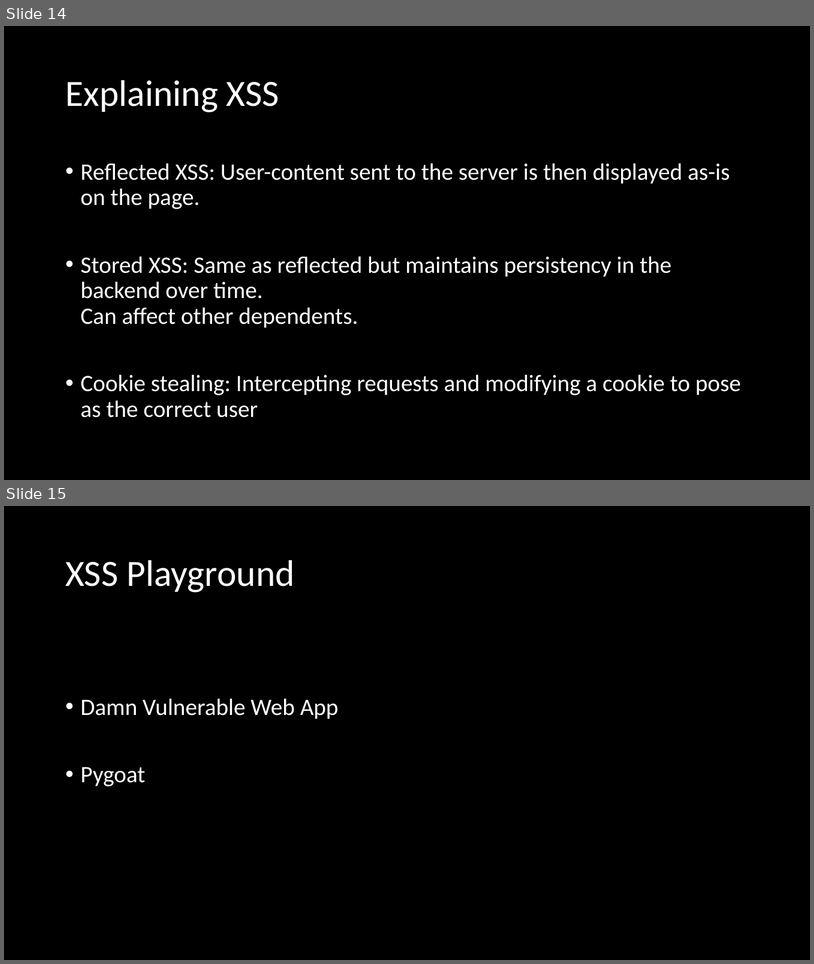
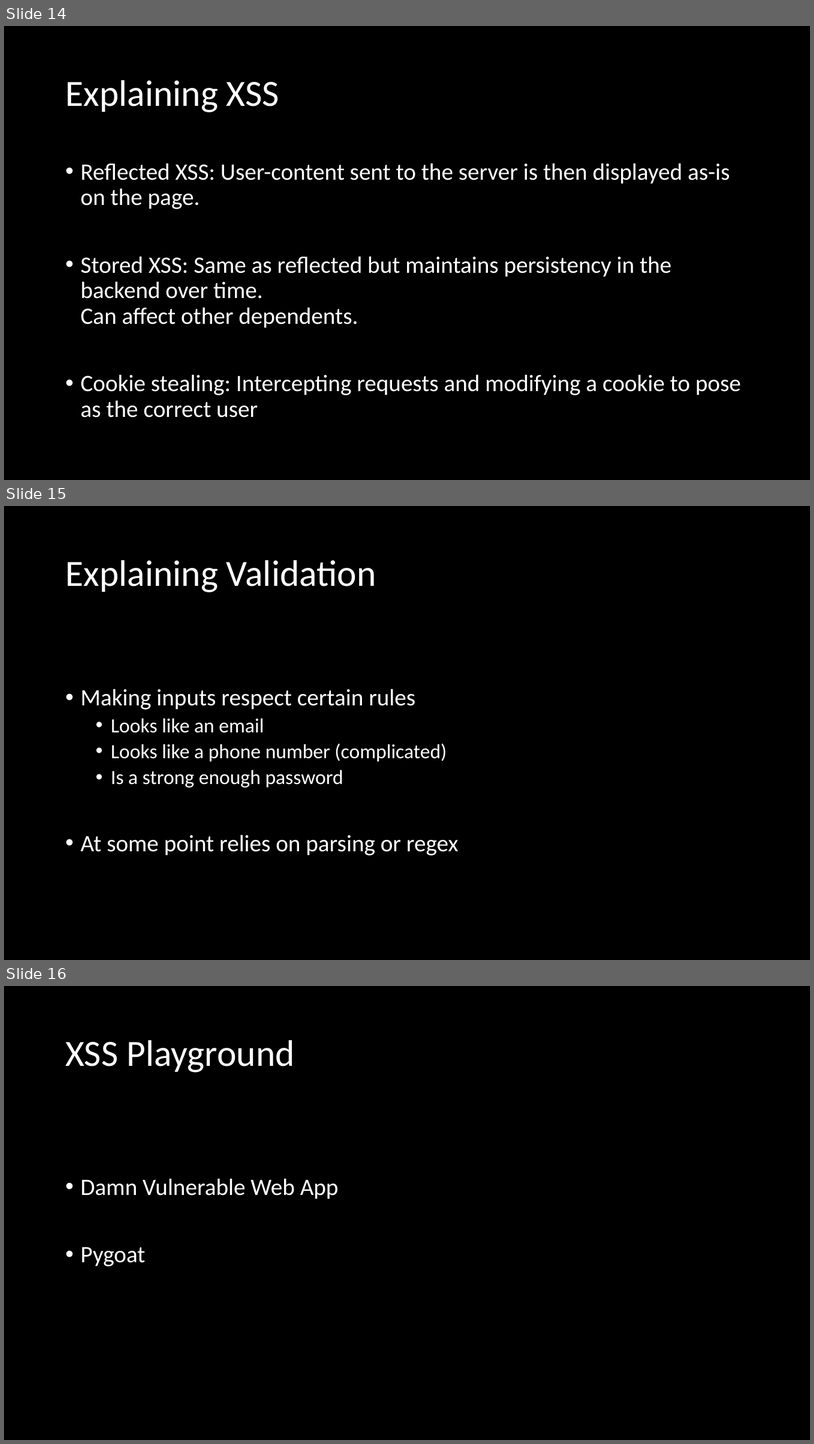
Before and after one commit to AtomicMaya/talks, a slide deck: nicolas-boeckh@bsides-ncl-workshop.pptx. Shown one above the other, each under a label of ours: slides 14 and 15 before the commit, slides 14, 15 and 16 after it. The pictures are 814x964 and 814x1444 pixels, drawn with LibreOffice and Linux fonts; fonts in the diff are those of the drawing. Boxes give left, top, right and bottom in pixels: in the first picture for what was removed or moved away, otherwise in the second. Text is boxed around its words. In the diff, an @@ line names an element or a change of style, - is before the commit and + after.

```diff
--- a/nicolas-boeckh@bsides-ncl-workshop.pptx
+++ b/nicolas-boeckh@bsides-ncl-workshop.pptx
@@ slide 15 added at box(4, 506, 810, 960), background #000000 @@
@@ title added at box(65, 560, 377, 592), 44 pt, text #FFFFFF @@
+Explaining Validation
@@ text added at box(81, 688, 459, 855), 24 pt, text #FFFFFF @@
+• Making inputs respect certain rules
+  • Looks like an email
+  • Looks like a phone number (complicated)
+  • Is a strong enough password
+• At some point relies on parsing or regex
@@ what was slide 15 is now slide 16 @@
```
Also in this commit, not shown: 1 other file.
